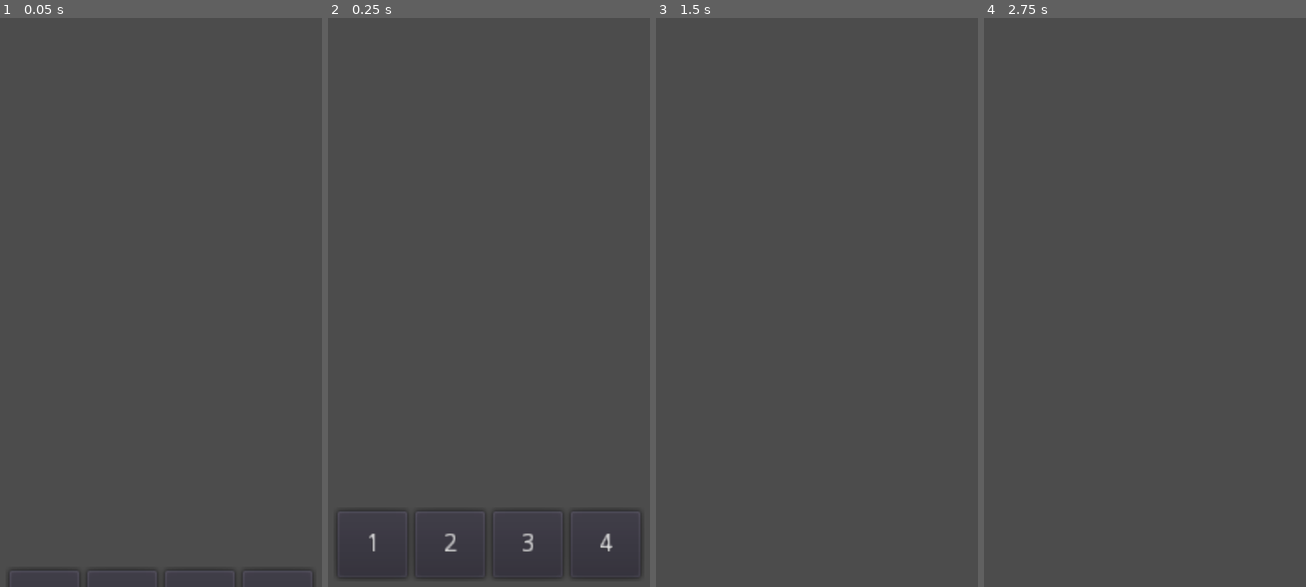
Above: before the commit, frames 1-4 (left to right).
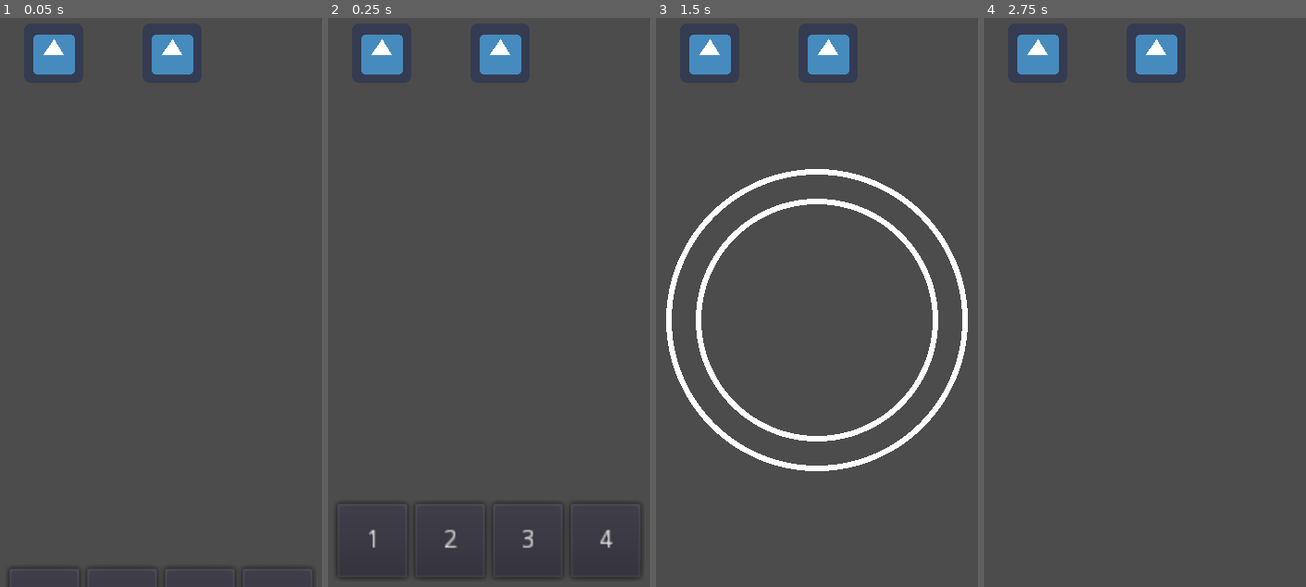
Above: after the commit, the same moments.

Repository: mharitsnf/SoulWheel
Game: Godot game, scene res://Scenes/Main/Root.tscn
Two runs of this game, one before a commit and one after it. Both use one fixed random seed, a clock stepped at 60 frames per second and the inputs below. The engine's default icon, where the game draws it, is replaced by a stand-in: a white triangle on a blue panel in a dark square.
Inputs:
- Up to frame 1 (0.05 s): no input
- Up to frame 2 (0.25 s): no input
- Up to frame 3 (1.5 s): click "1" at 0.5 s; tap Enter at 1.25 s
- Up to frame 4 (2.75 s): tap Space at 2 s

The runs differ from the first frame. In frame 1, 1.9% of the frame differs, in the area x 3-97%, y 2-98%; in frame 2, 2.2%; in frame 3, 6.9%, in the area x 3-97%, y 2-80%; in frame 4, 1.8%.

Commit message:
Add stationary wheel

Diff:
--- a/Scenes/Components/Enemy/Enemy.tscn
+++ b/Scenes/Components/Enemy/Enemy.tscn
@@ -1,6 +1,11 @@
-[gd_scene load_steps=2 format=2]
+[gd_scene load_steps=3 format=2]
 
 [ext_resource path="res://Scenes/Components/Enemy/enemy.gd" type="Script" id=1]
+[ext_resource path="res://icon.png" type="Texture" id=2]
 
 [node name="Enemy" type="Node2D"]
 script = ExtResource( 1 )
+
+[node name="Sprite" type="Sprite" parent="."]
+scale = Vector2( 0.5, 0.5 )
+texture = ExtResource( 2 )
--- a/Scenes/Components/Player/player.gd
+++ b/Scenes/Components/Player/player.gd
@@ -7,6 +7,7 @@
 export(PackedScene) var skill_hud : PackedScene
 
 var skill_hud_ins : Control = null
+var wheel_ins : Node2D = null
 
 onready var root : Node = get_parent().get_parent()
 
@@ -21,9 +22,29 @@
 func play_turn():
 	print("player playing")
 
+	# Skill selection phase
 	yield(_summon_skill_hud(), "completed")
-	yield(self, "skill_button_pressed")
+	yield(self, "skill_button_pressed") # Wait for player to select a skill
 	yield(_destroy_skill_hud(), "completed")
+
+	# Soul lock phase
+	yield(_summon_wheel(), "completed")
+	yield(get_tree().create_timer(1), "timeout")
+	yield(_destroy_wheel(), "completed")
+
+
+	# Soul strike phase
+
+	# Deal damage animation
+
+func _summon_wheel():
+	wheel_ins = wheel.instance()
+	Globals.root.add_child(wheel_ins)
+	yield(wheel_ins.initialize(), "completed")
+
+func _destroy_wheel():
+	yield(wheel_ins.destroy(), "completed")
+	wheel_ins = null
 
 func _summon_skill_hud():
 	skill_hud_ins = skill_hud.instance()
@@ -32,6 +53,7 @@
 
 func _destroy_skill_hud():
 	yield(skill_hud_ins.destroy(), "completed")
+	skill_hud_ins = null
 
 func _on_skill_button_pressed(btn_text):
 	print(btn_text)
--- a/Scenes/Components/Wheel/wheel.gd
+++ b/Scenes/Components/Wheel/wheel.gd
@@ -6,11 +6,14 @@
 
 
 func initialize():
-	# Set the center of the circle
-	outer_line.position = Configurations.wheel_center
-	inner_line.position = Configurations.wheel_center
+	yield(get_tree(), "idle_frame")
+	position = Configurations.wheel_center
+	draw_outline()
 
-	draw_outline()
+
+func destroy():
+	yield(get_tree(), "idle_frame")
+	queue_free()
 
 
 # Function for drawing the wheel's outline.
--- a/Scenes/Main/Root.tscn
+++ b/Scenes/Main/Root.tscn
@@ -15,4 +15,14 @@
 [node name="Player" parent="TurnManager" instance=ExtResource( 4 )]
 
 [node name="Enemy" parent="TurnManager" instance=ExtResource( 2 )]
+position = Vector2( 32, 32 )
 enemy_data_model = ExtResource( 3 )
+
+[node name="Enemy2" parent="TurnManager" instance=ExtResource( 2 )]
+position = Vector2( 96, 32 )
+enemy_data_model = ExtResource( 3 )
+
+[node name="ColorRect" type="ColorRect" parent="."]
+anchor_right = 1.0
+anchor_bottom = 1.0
+color = Color( 0, 0, 0, 0 )
--- a/Scenes/UI/Skills.tscn
+++ b/Scenes/UI/Skills.tscn
@@ -3,11 +3,11 @@
 [ext_resource path="res://Scenes/UI/skills.gd" type="Script" id=1]
 
 [node name="Skills" type="Control"]
-anchor_top = 0.8375
+anchor_top = 0.825
 anchor_right = 1.0
 anchor_bottom = 1.0
-margin_top = 52.0
-margin_bottom = 52.0
+margin_top = 56.0
+margin_bottom = 56.0
 script = ExtResource( 1 )
 __meta__ = {
 "_edit_use_anchors_": true
@@ -24,32 +24,33 @@
 
 [node name="ButtonContainer" type="HBoxContainer" parent="MarginContainer"]
 margin_right = 164.0
-margin_bottom = 36.0
+margin_bottom = 40.0
+alignment = 1
 
 [node name="Button" type="Button" parent="MarginContainer/ButtonContainer"]
 margin_right = 38.0
-margin_bottom = 36.0
+margin_bottom = 40.0
 size_flags_horizontal = 3
 text = "1"
 
 [node name="Button2" type="Button" parent="MarginContainer/ButtonContainer"]
 margin_left = 42.0
 margin_right = 80.0
-margin_bottom = 36.0
+margin_bottom = 40.0
 size_flags_horizontal = 3
 text = "2"
 
 [node name="Button3" type="Button" parent="MarginContainer/ButtonContainer"]
 margin_left = 84.0
 margin_right = 122.0
-margin_bottom = 36.0
+margin_bottom = 40.0
 size_flags_horizontal = 3
 text = "3"
 
 [node name="Button4" type="Button" parent="MarginContainer/ButtonContainer"]
 margin_left = 126.0
 margin_right = 164.0
-margin_bottom = 36.0
+margin_bottom = 40.0
 size_flags_horizontal = 3
 text = "4"
 
--- a/Scenes/UI/skills.gd
+++ b/Scenes/UI/skills.gd
@@ -7,16 +7,16 @@
 
 
 func initialize():
-
 	for btn in btn_container.get_children():
 		if btn is Button:
+			btn.rect_size = Vector2(40, 40)
 			btn.connect("pressed", Globals.player, "_on_skill_button_pressed", [btn.text])
 
 	$Tween.interpolate_property(
 		self,
 		"rect_position",
 		rect_position,
-		rect_position + Vector2(0, -52),
+		rect_position + Vector2(0, -rect_size.y),
 		tween_speed, Tween.TRANS_CUBIC, Tween.EASE_OUT
 	)
 	$Tween.start()
@@ -27,7 +27,7 @@
 		self,
 		"rect_position",
 		rect_position,
-		rect_position + Vector2(0, 52),
+		rect_position + Vector2(0, rect_size.y),
 		tween_speed, Tween.TRANS_CUBIC, Tween.EASE_OUT
 	)
 	$Tween.start()
